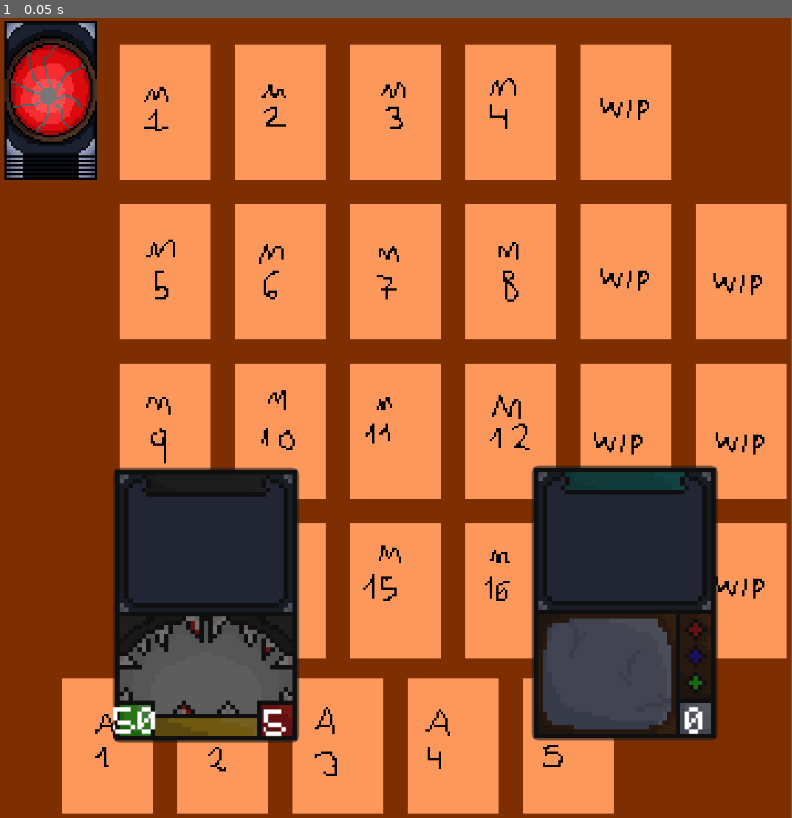
Above: before the commit, frame 1.
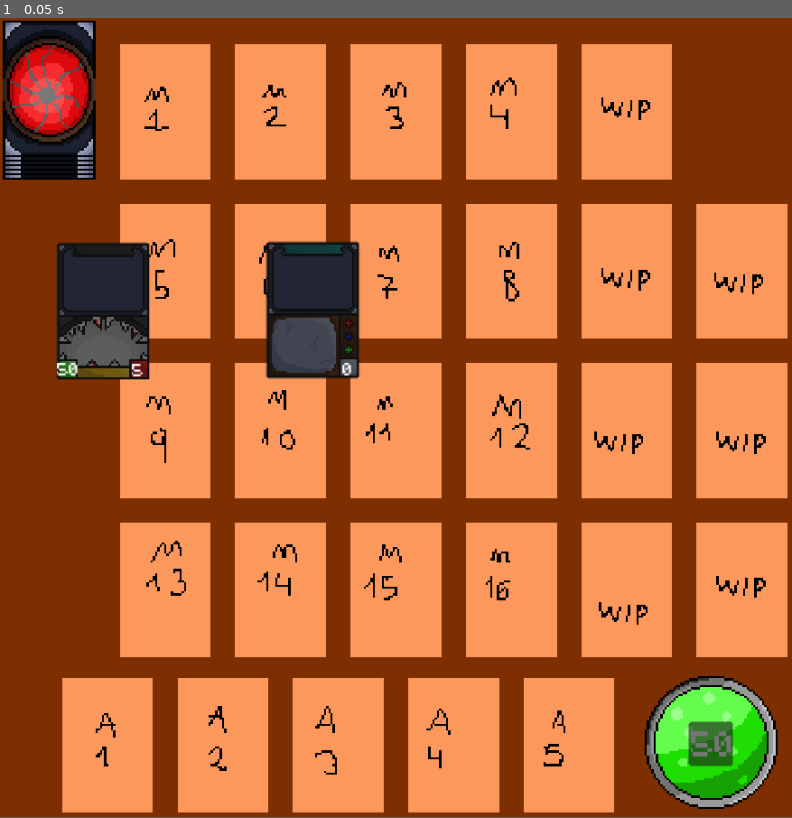
Above: after the commit, the same moment.

Repository: Lucas-Sanguinetti/jefe-desarrollo
Game: Godot game, scene res://Entidades/main.tscn
Same seed, same stepped clock (60 frames per second), same inputs: the game is played once before the commit and once after it.
Inputs:
- Up to frame 1 (0.05 s): no input
In our replay, the window is 791x800 before the commit and 792x799 after it. These sizes can differ from the game's own. Grey fills any space a smaller window leaves; there, only what the larger window draws over its background counts as a difference.

The runs differ from the first frame. In frame 1, 25% of the frame differs, in the area x 0-100%, y 0-100%.
Error after the commit: Invalid assignment of property or key 'restante' with value of type 'int' on a base object of type 'int'. (res://Entidades/life_manager.gd:9)

Commit message:
singleton y reescalado

Diff:
--- a/Entidades/board.tscn
+++ b/Entidades/board.tscn
@@ -1,6 +1,6 @@
 [gd_scene load_steps=2 format=3 uid="uid://cvtbctljo4ol3"]
 
-[ext_resource type="Texture2D" uid="uid://b7uwewy3m4o74" path="res://Assets/background/background.png" id="1_j4tl6"]
+[ext_resource type="Texture2D" uid="uid://crt1cwue4mo02" path="res://Assets/background/reescalado/background.png" id="1_j4tl6"]
 
 [node name="Board" type="CanvasLayer"]
 
--- /dev/null
+++ b/Entidades/life_manager.gd
@@ -0,0 +1,23 @@
+extends Node2D
+
+
+@onready var vida: Label = $Vida
+
+
+# Called when the node enters the scene tree for the first time.
+func _ready() -> void:
+	PlayerLife.restante.restante = 50
+	vida.text = str(PlayerLife.restante)
+
+func gainLife(life: int ):
+	PlayerLife.restante += life
+	vida.text = str(PlayerLife.restante)
+
+func looseLife(life: int):
+	PlayerLife.restante -= life
+	vida.text = str(PlayerLife.restante)
+
+
+# Called every frame. 'delta' is the elapsed time since the previous frame.
+func _process(delta: float) -> void:
+	pass
--- /dev/null
+++ b/Entidades/life_manager.tscn
@@ -0,0 +1,28 @@
+[gd_scene load_steps=4 format=3 uid="uid://bs1jxfpbg20dx"]
+
+[ext_resource type="Script" uid="uid://bag6xlucqrw32" path="res://Entidades/life_manager.gd" id="1_3av6v"]
+[ext_resource type="Texture2D" uid="uid://cvsglk5brgefd" path="res://Assets/elements_In_Board/life1.png" id="1_gaquy"]
+[ext_resource type="FontFile" uid="uid://jv50m8p7i6as" path="res://Fuente/Minecraft.ttf" id="2_qppaa"]
+
+[node name="LifeManager" type="Node2D"]
+script = ExtResource("1_3av6v")
+
+[node name="Sprite2D" type="Sprite2D" parent="."]
+texture_filter = 1
+texture = ExtResource("1_gaquy")
+
+[node name="Vida" type="Label" parent="."]
+texture_filter = 1
+offset_left = -18.0
+offset_top = -11.0
+offset_right = 22.0
+offset_bottom = 20.0
+theme_override_fonts/font = ExtResource("2_qppaa")
+theme_override_font_sizes/font_size = 30
+text = "50"
+
+[node name="Panel" type="Panel" parent="."]
+offset_left = -20.0
+offset_top = -19.0
+offset_right = 20.0
+offset_bottom = 21.0
--- a/Entidades/main.tscn
+++ b/Entidades/main.tscn
@@ -8,6 +8,7 @@
 [ext_resource type="Resource" uid="uid://1chp51lvkq0q" path="res://Resources/Monstruos/monstruo1.tres" id="5_3akp0"]
 [ext_resource type="PackedScene" uid="uid://r3uw2a7pd3o6" path="res://Entidades/monster_deck.tscn" id="5_j43no"]
 [ext_resource type="PackedScene" uid="uid://ftsm1b1thgfn" path="res://Entidades/card_slot.tscn" id="6_yojer"]
+[ext_resource type="PackedScene" uid="uid://bs1jxfpbg20dx" path="res://Entidades/life_manager.tscn" id="9_3akp0"]
 
 [node name="Main" type="Node"]
 
@@ -27,8 +28,11 @@
 [node name="monsterSpawner" parent="." instance=ExtResource("4_yojer")]
 
 [node name="MonsterDeck" parent="." instance=ExtResource("5_j43no")]
-position = Vector2(22.874998, 37.125)
+position = Vector2(23, 38)
 scale = Vector2(1.0182925, 1.0105634)
 
 [node name="CardSlot" parent="." instance=ExtResource("6_yojer")]
 visible = false
+
+[node name="LifeManager" parent="." instance=ExtResource("9_3akp0")]
+position = Vector2(641, 655)
--- a/Entidades/monster_deck.tscn
+++ b/Entidades/monster_deck.tscn
@@ -1,7 +1,7 @@
 [gd_scene load_steps=3 format=3 uid="uid://r3uw2a7pd3o6"]
 
 [ext_resource type="Script" uid="uid://cli218hw4m8vd" path="res://Entidades/monster_deck.gd" id="1_8nkwt"]
-[ext_resource type="Texture2D" uid="uid://dv1nr58au6dg8" path="res://Assets/cards/deck.png" id="2_2yjiu"]
+[ext_resource type="Texture2D" uid="uid://4meheoaljcjk" path="res://Assets/cards/reescalado/deck.png" id="2_2yjiu"]
 
 [node name="MonsterDeck" type="Node2D"]
 texture_filter = 1
@@ -10,4 +10,6 @@
 script = ExtResource("1_8nkwt")
 
 [node name="Sprite2D" type="Sprite2D" parent="."]
+position = Vector2(20.746986, 35.74825)
+scale = Vector2(1.0060241, 1.0034965)
 texture = ExtResource("2_2yjiu")
--- a/project.godot
+++ b/project.godot
@@ -14,10 +14,14 @@
 run/main_scene="uid://7tjf1gfpknq1"
 config/features=PackedStringArray("4.5", "Forward Plus")
 
+[autoload]
+
+PlayerLife="*res://singleton/player_life.gd"
+
 [display]
 
-window/size/viewport_width=357
-window/size/viewport_height=361
+window/size/viewport_width=714
+window/size/viewport_height=722
 window/size/window_width_override=893
 window/size/window_height_override=903
 window/stretch/mode="canvas_items"
--- /dev/null
+++ b/singleton/player_life.gd
@@ -0,0 +1,3 @@
+extends Node
+
+@export var restante = 50
Binary file added: Assets/background/reescalado/background.png
Not shown, added: Assets/background/reescalado/background.png.import
Binary file added: Assets/cards/reescalado/deck.png
Not shown, added: Assets/cards/reescalado/deck.png.import
Binary file added: Assets/cards/reescalado/monsterCard.png
Not shown, added: Assets/cards/reescalado/monsterCard.png.import
Binary file added: Assets/cards/reescalado/weaponrCard.png
Not shown, added: Assets/cards/reescalado/weaponrCard.png.import
Binary file added: Assets/elements_In_Board/life1.png
Not shown, added: Assets/elements_In_Board/life1.png.import
Not shown, added: Entidades/life_manager.gd.uid
Not shown: 1 places in Entidades/main.tscn that only renumber resources
(and 1 more such lines)
